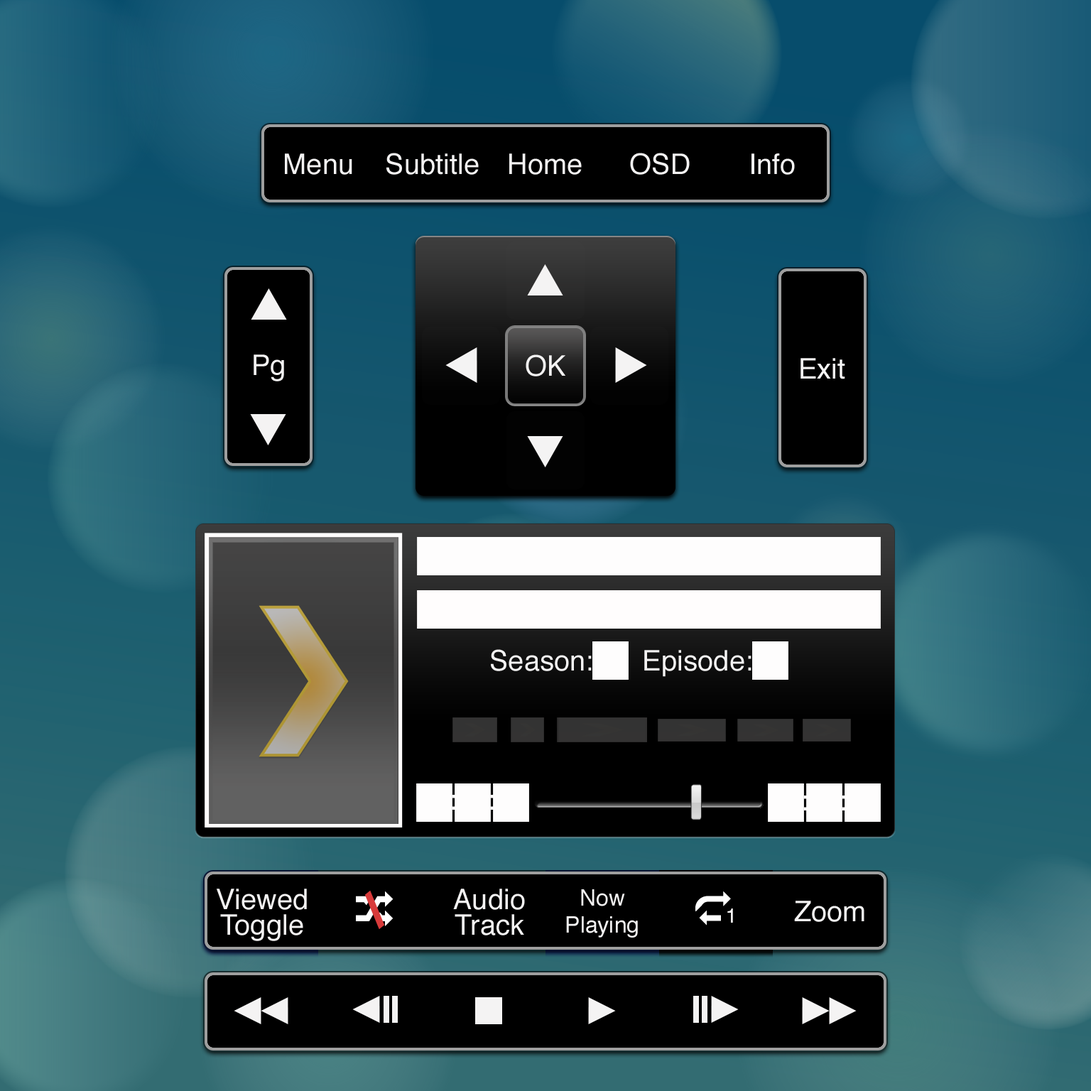
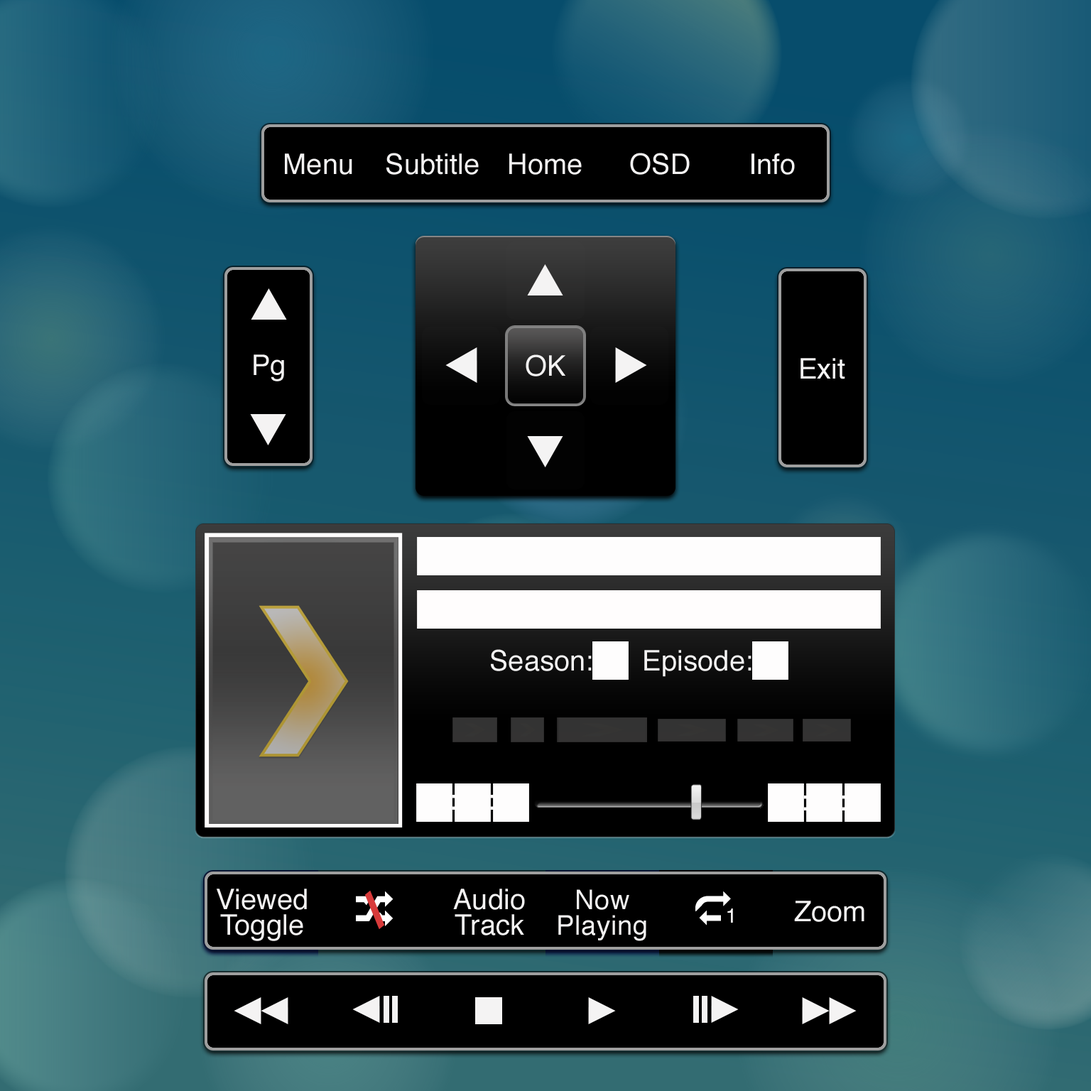
Revision of a layered w=1091, h=1091 image; what changed, layer by layer:
painted on "Button [Enabled]" (4th of 27, in "NowPlaying") over (558, 889, 647, 942)
painted on "Button [Pressed]" (4th of 27, in "NowPlaying") over (558, 889, 647, 942)
